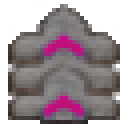
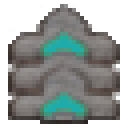
Comparing the layer stacks of the two 128 x 128 images. Changes:
removed layer "tier 7" over <box>40,28,88,120</box>
renamed "tier 9" to "tier 7", showed it, painted on it over <box>40,28,88,120</box>
showed "tier 4", painted on it over <box>40,28,88,120</box>
